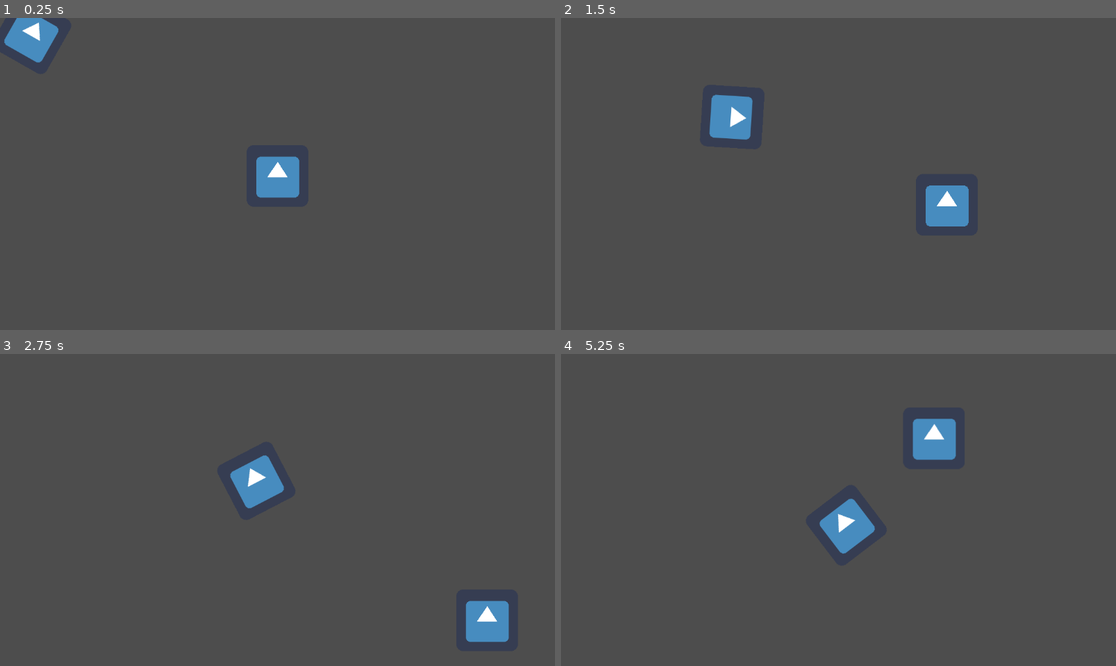
Above: before the commit, frames 1-4 (two rows, left to right).
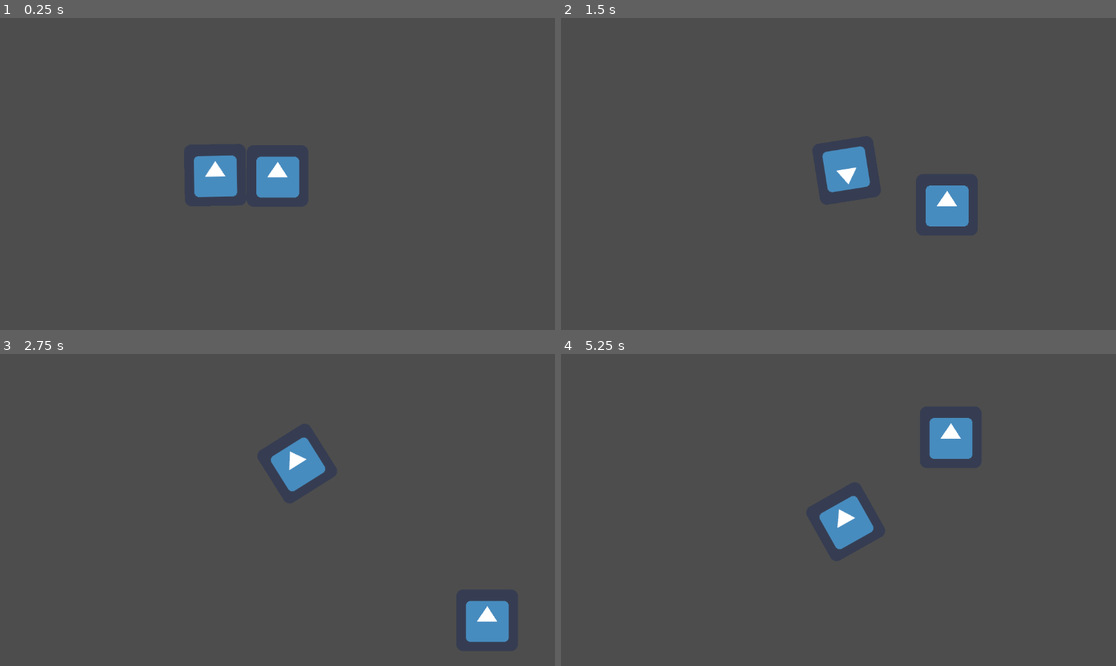
Above: after the commit, the same moments.

Repository: HappyYoyo09/wave-survival-game
Game: Godot game, scene res://scenes/main.tscn
Same seed, same stepped clock (60 frames per second), same inputs: the game is played once before the commit and once after it. The engine's default icon, where the game draws it, is replaced by a stand-in: a white triangle on a blue panel in a dark square.
Inputs (mouse positions are in pixels of both pictures, inside the frame that each line leads up to):
- Up to frame 1 (0.25 s): no input
- Up to frame 2 (1.5 s): move the mouse to (960, 158) at 0.52 s; hold D (move_right) 0.53-1.28 s; move the mouse to (727, 189) at 1.27 s; hold S (move_down) from 1.28 s (still down)
- Up to frame 3 (2.75 s): move the mouse to (333, 441) at 2.02 s; release S (move_down) at 2.03 s; hold D (move_right) from 2.03 s (still down)
- Up to frame 4 (5.25 s): move the mouse to (810, 572) at 2.77 s; release D (move_right) at 2.78 s; hold W (move_up) 2.78-3.53 s; move the mouse to (1005, 556) at 3.52 s; hold A (move_left) 3.53-5.03 s; move the mouse to (672, 463) at 4.27 s; move the mouse to (866, 510) at 5.02 s; hold S (move_down) from 5.03 s (still down)

The runs differ from the first frame. In frame 1, 2.0% of the frame differs, in the area x 0-43%, y 0-58%; in frame 2, 2.0%, in the area x 26-56%, y 24-56%; in frame 3, 2.0%; in frame 4, 1.4%.

Commit message:
Add files via upload
hour 2

Diff:
--- /dev/null
+++ b/scenes/autoload.tscn
@@ -0,0 +1,6 @@
+[gd_scene load_steps=2 format=3 uid="uid://blsh30jiwnm01"]
+
+[ext_resource type="Script" path="res://scripts/autoload.gd" id="1_oxf6l"]
+
+[node name="autoload" type="Node"]
+script = ExtResource("1_oxf6l")
--- a/scenes/enemy.tscn
+++ b/scenes/enemy.tscn
@@ -1,13 +1,13 @@
 [gd_scene load_steps=4 format=3 uid="uid://mj41k3rq2ubx"]
 
-[ext_resource type="Script" path="res://enemy.gd" id="1_t2pvv"]
+[ext_resource type="Script" path="res://scripts/enemy.gd" id="1_rt1r7"]
 [ext_resource type="Texture2D" uid="uid://x2qbafiqsrcc" path="res://icon.png" id="2_brys1"]
 
 [sub_resource type="RectangleShape2D" id="RectangleShape2D_kv7kv"]
 size = Vector2(128, 128)
 
 [node name="enemy" type="CharacterBody2D"]
-script = ExtResource("1_t2pvv")
+script = ExtResource("1_rt1r7")
 
 [node name="Sprite2D" type="Sprite2D" parent="."]
 texture = ExtResource("2_brys1")
--- a/scenes/main.tscn
+++ b/scenes/main.tscn
@@ -14,3 +14,4 @@
 position_smoothing_enabled = true
 
 [node name="enemy" parent="." instance=ExtResource("2_w1tw8")]
+position = Vector2(408, 328)
--- /dev/null
+++ b/scripts/autoload.gd
@@ -0,0 +1,11 @@
+extends Node
+
+signal player_pos(pos)
+# Called when the node enters the scene tree for the first time.
+func _ready():
+	pass # Replace with function body.
+
+
+# Called every frame. 'delta' is the elapsed time since the previous frame.
+func _process(delta):
+	pass
--- /dev/null
+++ b/scripts/enemy.gd
@@ -0,0 +1,22 @@
+extends CharacterBody2D
+
+@export var SPEED = 300.0
+@export var accuracy = 10
+func _physics_process(delta):
+	var target = get_viewport().get_mouse_position()
+	#position.x - target.x <= accuracy or position.y - target.y <= accuracy and position.x - target.x >= accuracy or position.y - target.y >= accuracy
+	var difference = Vector2(target.x - position.x, target.y - position.y)
+	if difference.x <= 0:
+		difference.x *= -1
+	if difference.y <= 0:
+		difference.y *= -1
+
+	var distance_to_target = sqrt(difference.x ** 2 + difference.y ** 2)
+	print(distance_to_target)
+	if !distance_to_target <= accuracy:
+		look_at(target)
+		velocity = transform.x * SPEED
+	else:
+		velocity = Vector2.ZERO
+
+	move_and_slide()
Not shown, changed: README.md
